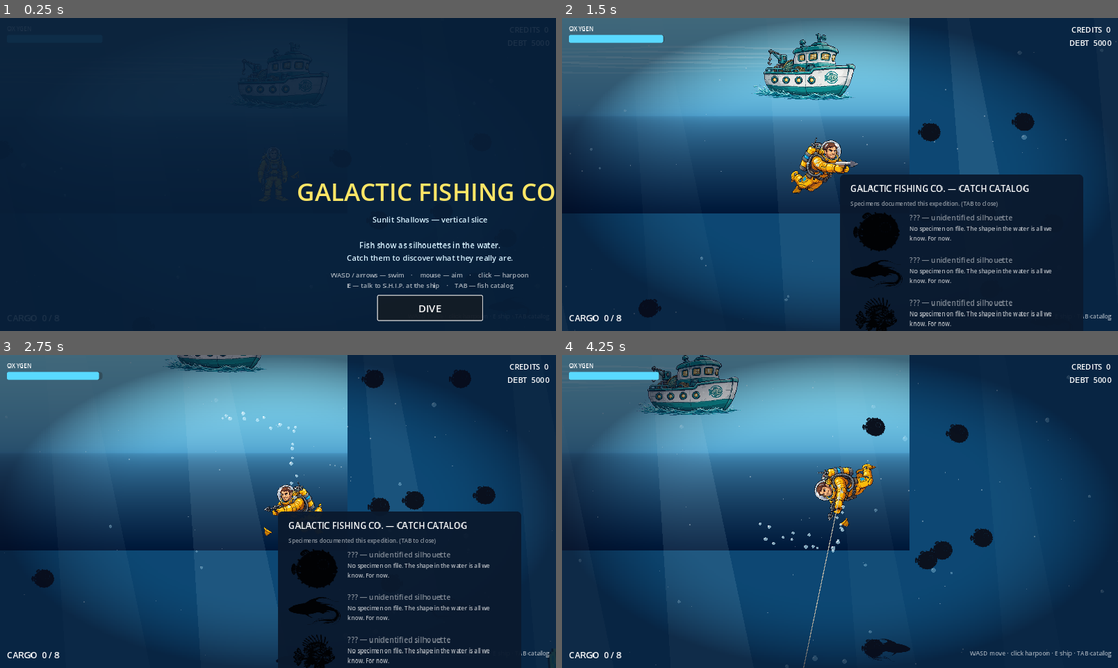
Above: before the commit, frames 1-4 (two rows, left to right).
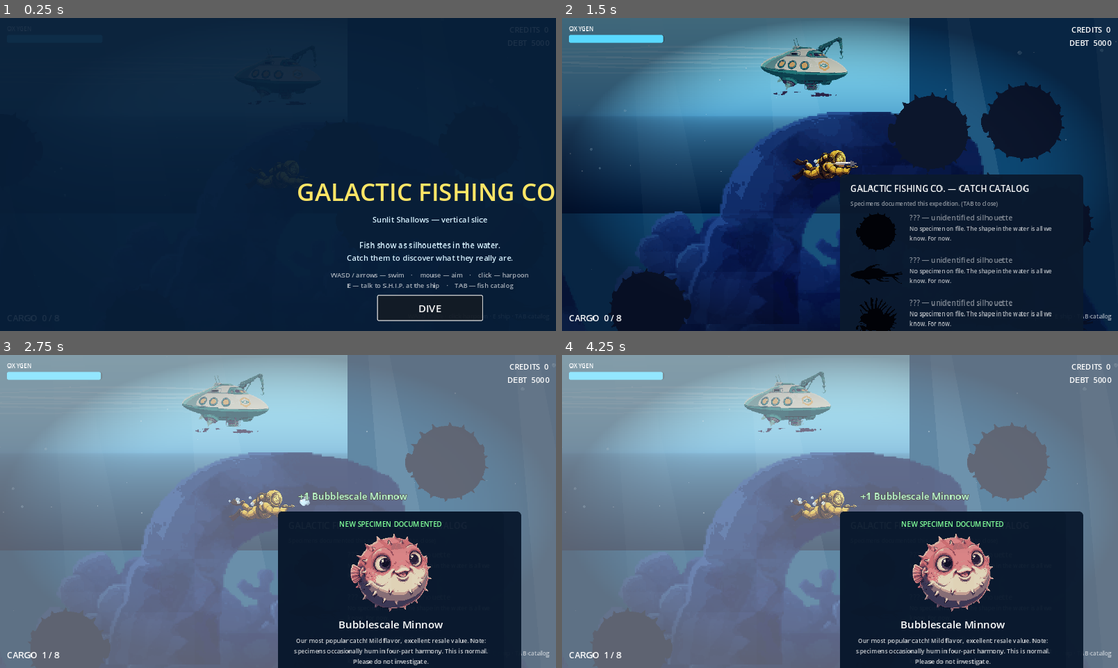
Above: after the commit, the same moments.

Repository: Chowwyie/galactic-fishing-co
Game: Godot game, scene res://scenes/main.tscn
Two runs of this game, one before a commit and one after it. Both use one fixed random seed, a clock stepped at 60 frames per second and the inputs below.
Inputs (mouse positions are in pixels of both pictures, inside the frame that each line leads up to):
- Up to frame 1 (0.25 s): no input
- Up to frame 2 (1.5 s): click "DIVE" at 0.5 s; tap Enter at 1.25 s; move the mouse to (962, 158) at 1.27 s; hold D from 1.28 s (still down); tap Tab at 1.35 s; click (962, 158) at 1.42 s
- Up to frame 3 (2.75 s): move the mouse to (166, 527) at 2.02 s; release D at 2.03 s; hold S from 2.03 s (still down); tap E at 2.1 s
- Up to frame 4 (4.25 s): move the mouse to (895, 442) at 2.77 s; release S at 2.78 s; hold D 2.78-3.53 s; tap Tab at 2.85 s; move the mouse to (812, 574) at 3.52 s; hold W from 3.53 s (still down); tap E at 3.6 s; click (812, 574) at 3.67 s

The runs differ from the first frame. In frame 2, 25% of the frame differs, in the area x 0-96%, y 4-100%; in frame 3, 84%; in frame 4, 96%, in the area x 0-100%, y 0-100%.

Commit message:
v3 pixel-art set: new diver, ship, fish silhouettes/portraits, env accents over 3D base

Diff:
--- a/scripts/catalog.gd
+++ b/scripts/catalog.gd
@@ -88,8 +88,7 @@
 		d.custom_minimum_size = Vector2(360, 0)
 		col.add_child(d)
 		if game.caught_species.has(s["id"]):
-			var frames: Array = FishData.frames(s["art"])
-			pic.texture = frames[1]
+			pic.texture = load("res://assets/sprites/%s" % s["portrait"])
 			name_l.text = "%s  (x%d banked)" % [s["name"], game.caught_species[s["id"]]]
 			d.text = s["desc"]
 		else:
@@ -118,8 +117,7 @@
 	h.add_theme_color_override("font_color", Color(0.5, 1.0, 0.6))
 	v.add_child(h)
 	var pic := TextureRect.new()
-	var frames: Array = FishData.frames(species["art"])
-	pic.texture = frames[1]
+	pic.texture = load("res://assets/sprites/%s" % species["portrait"])
 	pic.custom_minimum_size = Vector2(240, 180)
 	pic.expand_mode = TextureRect.EXPAND_IGNORE_SIZE
 	pic.stretch_mode = TextureRect.STRETCH_KEEP_ASPECT_CENTERED
--- a/scripts/environment.gd
+++ b/scripts/environment.gd
@@ -12,6 +12,7 @@
 var bands: Array = []
 var dapples: Array = []
 var weeds: Array = []  # each: {node, phase}
+var bobbers: Array = []  # v3 accents: {node, base_y, phase, amp, speed, mode}
 
 const ZONE_W := 2560.0
 
@@ -22,6 +23,7 @@
 	_build_rays()
 	_build_surface()
 	_build_particles()
+	_build_v3_accents()
 
 func _spr(tex: Texture2D, pos: Vector2, scl: float, mod: Color = Color.WHITE) -> Sprite2D:
 	var s := Sprite2D.new()
@@ -152,3 +154,73 @@
 	for w in weeds:
 		var n3: AnimatedSprite2D = w["node"]
 		n3.rotation = sin(t * 0.9 + w["phase"]) * 0.07
+	for b in bobbers:
+		var bn: Sprite2D = b["node"]
+		if b["mode"] == "bob":
+			bn.position.y = b["base_y"] + sin(t * b["speed"] + b["phase"]) * b["amp"]
+		else:
+			bn.rotation = sin(t * b["speed"] + b["phase"]) * b["amp"]
+
+func _build_v3_accents() -> void:
+	# v3 pixel-art accents (batches A-D near the sandy floor / mid-water,
+	# batch E as far backdrop silhouettes) over the real 3D boulder base.
+	# Seeded so placement is stable across runs.
+	var rng := RandomNumberGenerator.new()
+	rng.seed = 20260925
+	var tint := Color(0.8, 0.88, 0.95)
+	# batch A: rocks near the floor (complement the 3D boulders, don't duplicate)
+	var rocks := [["env-mossy-boulder", 3, 0.7, 1.0], ["env-rock-spire", 2, 0.6, 0.9],
+		["env-rock-arch", 2, 0.7, 1.0], ["env-jagged-cluster", 2, 0.6, 0.9]]
+	for r in rocks:
+		var tex: Texture2D = load("res://assets/sprites/%s.png" % r[0])
+		for i in range(r[1]):
+			var sc := rng.randf_range(r[2], r[3])
+			var pos := Vector2(rng.randf_range(40, ZONE_W - 40), rng.randf_range(1440.0, 1560.0))
+			add_child(_spr(tex, pos, sc, tint))
+	# batch B: corals, gentle sway
+	var corals := [["env-brain-coral", 2], ["env-sea-fan", 2], ["env-mushroom-coral", 2], ["env-red-branching", 2]]
+	for c in corals:
+		var tex2: Texture2D = load("res://assets/sprites/%s.png" % c[0])
+		for i in range(c[1]):
+			var pos2 := Vector2(rng.randf_range(40, ZONE_W - 40), rng.randf_range(1440.0, 1520.0))
+			var n := _spr(tex2, pos2, rng.randf_range(0.6, 0.9), tint)
+			add_child(n)
+			bobbers.append({"node": n, "base_y": pos2.y, "phase": rng.randf() * TAU,
+				"amp": 0.06, "speed": rng.randf_range(0.6, 1.1), "mode": "sway"})
+	# batch C: plants near the floor + drifting glow plankton mid-water
+	var plants := [["env-eelgrass", 3], ["env-feather-fern", 3], ["env-broad-leaf", 2]]
+	for pl in plants:
+		var tex3: Texture2D = load("res://assets/sprites/%s.png" % pl[0])
+		for i in range(pl[1]):
+			var pos3 := Vector2(rng.randf_range(40, ZONE_W - 40), rng.randf_range(1440.0, 1520.0))
+			var n2 := _spr(tex3, pos3, rng.randf_range(0.7, 1.0), tint)
+			add_child(n2)
+			bobbers.append({"node": n2, "base_y": pos3.y, "phase": rng.randf() * TAU,
+				"amp": 0.08, "speed": rng.randf_range(0.7, 1.2), "mode": "sway"})
+	var gp: Texture2D = load("res://assets/sprites/env-glow-plankton.png")
+	for i in range(6):
+		var pos4 := Vector2(rng.randf_range(60, ZONE_W - 60), rng.randf_range(300.0, 1200.0))
+		var g := _spr(gp, pos4, rng.randf_range(0.5, 0.8), Color(0.7, 1.0, 0.9, 0.8))
+		add_child(g)
+		bobbers.append({"node": g, "base_y": pos4.y, "phase": rng.randf() * TAU,
+			"amp": 14.0, "speed": rng.randf_range(0.4, 0.8), "mode": "bob"})
+	# batch D: shells + sand ripples on the floor
+	var shells := [["env-starfish", 3, 0.5, 0.8], ["env-scallop-shell", 3, 0.5, 0.8], ["env-rubble-pile", 3, 0.5, 0.8]]
+	for sh in shells:
+		var tex4: Texture2D = load("res://assets/sprites/%s.png" % sh[0])
+		for i in range(sh[1]):
+			var sc2 := rng.randf_range(sh[2], sh[3])
+			var pos5 := Vector2(rng.randf_range(40, ZONE_W - 40), rng.randf_range(1500.0, 1560.0))
+			add_child(_spr(tex4, pos5, sc2, tint))
+	var rip: Texture2D = load("res://assets/sprites/env-sand-ripples.png")
+	for i in range(3):
+		var pos6 := Vector2(rng.randf_range(100, ZONE_W - 100), rng.randf_range(1520.0, 1570.0))
+		add_child(_spr(rip, pos6, rng.randf_range(1.5, 2.5), Color(1, 1, 1, 0.35)))
+	# batch E: far backdrop silhouettes (dark blue art; tree order draws them behind fish/player)
+	var back := [["env-distant-spires", 2, 3.0, 3.6], ["env-coral-forest", 1, 2.8, 3.2],
+		["env-cliff-wall", 1, 3.0, 3.4], ["env-distant-arch", 1, 2.8, 3.2]]
+	for bd in back:
+		var tex5: Texture2D = load("res://assets/sprites/%s.png" % bd[0])
+		for i in range(bd[1]):
+			var pos7 := Vector2(rng.randf_range(100, ZONE_W - 100), rng.randf_range(350.0, 950.0))
+			add_child(_spr(tex5, pos7, rng.randf_range(bd[2], bd[3]), Color(0.5, 0.62, 0.92, 0.9)))
--- a/scripts/fish_data.gd
+++ b/scripts/fish_data.gd
@@ -13,6 +13,7 @@
 		"min_depth": 150.0,
 		"water": "fish_pink_sil",   # silhouette frames for swimming
 		"art": "fish_pink",          # detailed frames for catalog/capture
+		"portrait": "portrait_bubblescale.png",
 	},
 	{
 		"id": "orange",
@@ -23,6 +24,7 @@
 		"min_depth": 450.0,
 		"water": "fish_orange_sil",
 		"art": "fish_orange",
+		"portrait": "portrait_copperbelly.png",
 	},
 	{
 		"id": "teal",
@@ -33,6 +35,7 @@
 		"min_depth": 750.0,
 		"water": "fish_teal_sil",
 		"art": "fish_teal",
+		"portrait": "portrait_worrywart.png",
 	},
 ]
 
--- a/scripts/ship.gd
+++ b/scripts/ship.gd
@@ -29,7 +29,7 @@
 	# physical ship sprite bobbing at the surface
 	ship = Sprite2D.new()
 	ship.texture = load("res://assets/sprites/ship.png")
-	ship.scale = Vector2(0.5, 0.5)
+	ship.scale = Vector2(1.0, 1.0)  # v3 pixel art is 200x139
 	ship.position = Vector2(1280, ship_base_y)
 	game.world.add_child(ship)
 	# dialogue panel (bottom strip)
Binary file changed: assets/ship_avatar.webp
Binary file changed: assets/sprites/diver_idle.png
Not shown, changed: assets/sprites/diver_idle.png.import
Binary file changed: assets/sprites/diver_swim_0.png
Not shown, changed: assets/sprites/diver_swim_0.png.import
Binary file changed: assets/sprites/diver_swim_1.png
Not shown, changed: assets/sprites/diver_swim_1.png.import
Binary file changed: assets/sprites/diver_swim_2.png
Not shown, changed: assets/sprites/diver_swim_2.png.import
Binary file added: assets/sprites/env-brain-coral.png
Not shown, added: assets/sprites/env-brain-coral.png.import
Binary file added: assets/sprites/env-broad-leaf.png
(and 78 more such lines)
